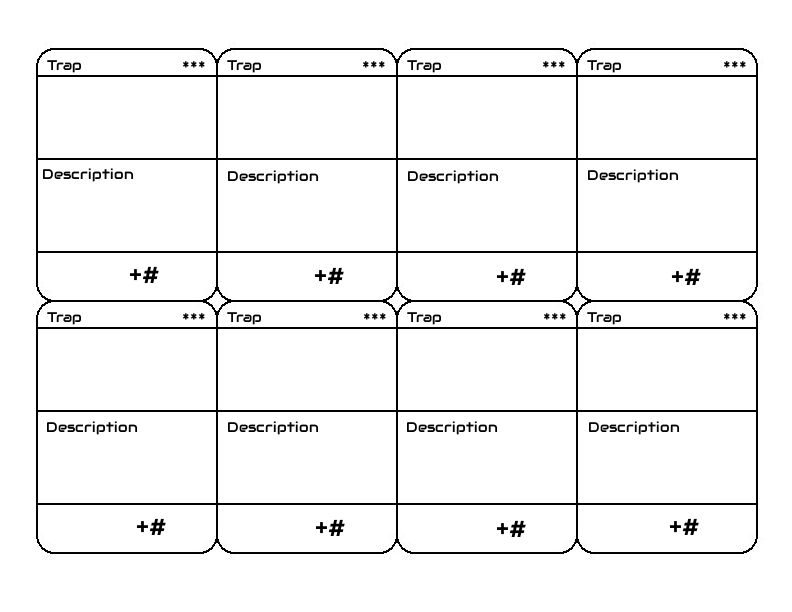
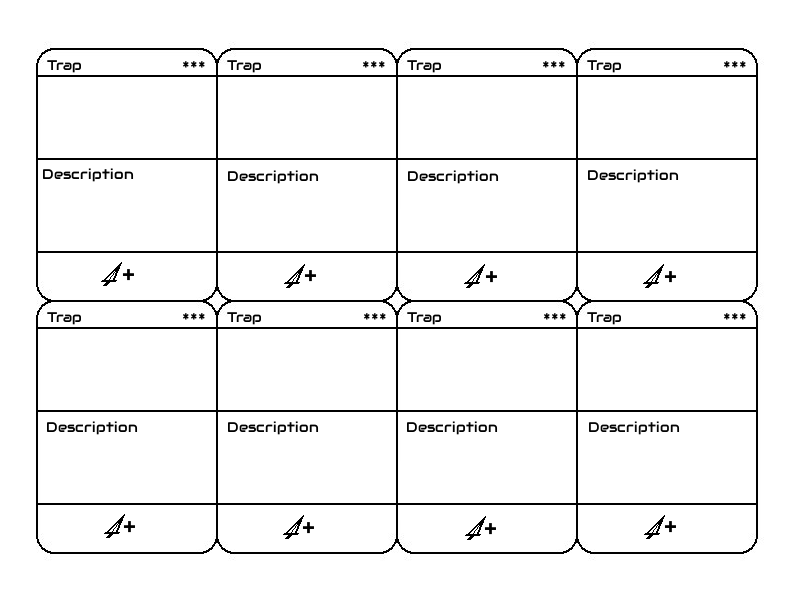
Comparing the layer stacks of the two 792 × 612 images. Changes:
renamed "+# #7" to "+ #4", painted on it over [664, 518, 699, 535]
renamed "+# #6" to "+ #5", painted on it over [484, 520, 526, 537]
renamed "+# #5" to "+ #6", painted on it over [302, 519, 345, 536]
renamed "+# #4" to "+ #7", painted on it over [123, 518, 166, 535]
renamed "+# #3" to "+ #3", painted on it over [664, 268, 701, 285]
renamed "+# #2" to "+ #2", painted on it over [485, 268, 526, 285]
renamed "+# #1" to "+ #1", painted on it over [304, 267, 344, 284]
renamed "+#" to "+", painted on it over [122, 266, 159, 283]
painted on "Background" over [101, 262, 665, 540]
